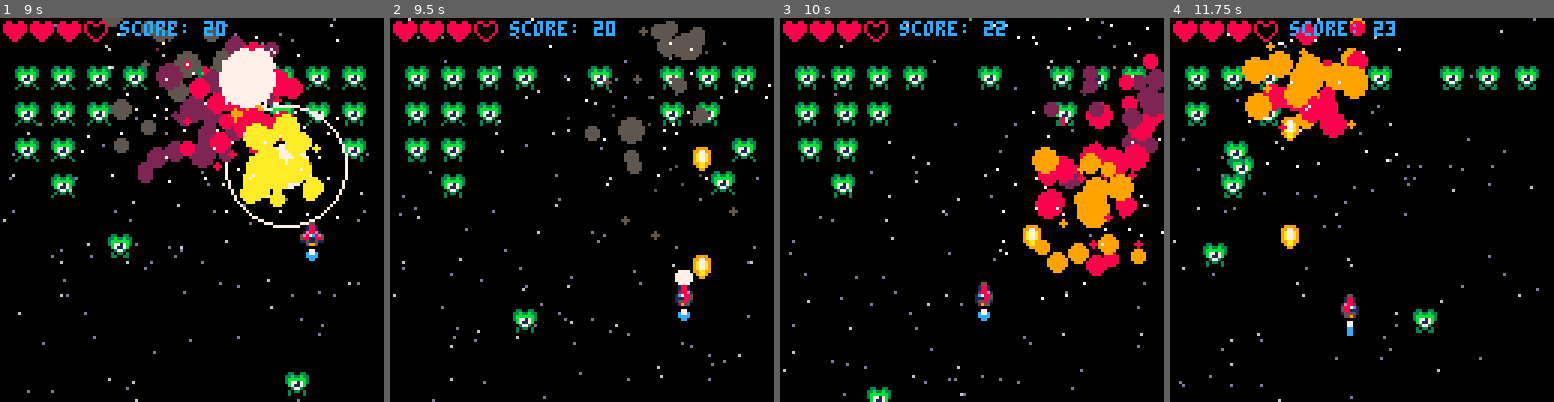
Above: before the commit, frames 1-4 (left to right).
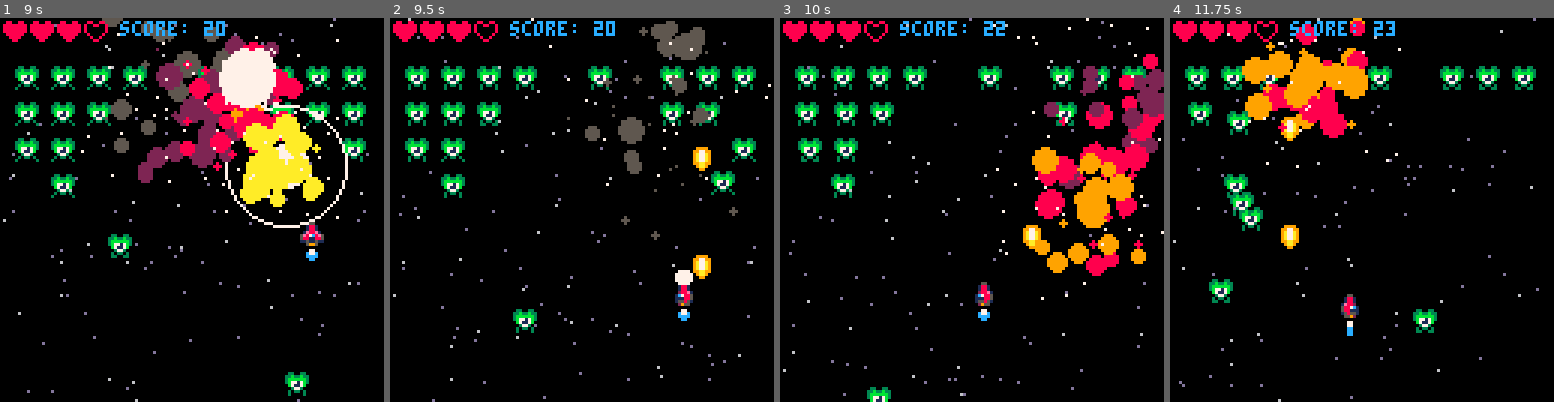
Above: after the commit, the same moments.

Repository: CRBroughton/pico-8-hero
Game: PICO-8 cartridge src/pico-8-hero.p8
The game is run twice, just before and just after one commit, with the same random seed, the same clock (stepped at 60 frames per second) and the same inputs.
Inputs:
- Up to frame 1 (9 s): tap O (Z key) at 0.33, 0.7, 1.43, 2.22, 3.1, 3.98, 4.87, 5.75, 6.63, 7.52, 8.4 s; tap X (X key) at 1.07, 2.07, 2.4, 2.73, 3.07, 3.4, 3.73, 4.07, 4.4, 4.73, 5.07, 5.4, 5.73, 6.07, 6.4, 6.73, 7.07, 7.4, 7.73, 8.07, 8.4, 8.73 s; hold Left 1.97-2.37 s; hold Down 2.42-2.82 s; hold Right 2.87-3.53 s; hold Up 3.58-4.08 s; hold Right 4.13-4.53 s; hold Down 4.58-5.08 s; hold Left 5.13-5.8 s; hold Up 5.85-6.18 s; hold Left 6.23-6.63 s; hold Down 6.68-7.08 s; hold Right 7.13-7.8 s; hold Up 7.85-8.35 s; hold Right 8.4-8.8 s; hold Down from 8.85 s (still down)
- Up to frame 2 (9.5 s): tap X (X key) at 9.07, 9.4 s; tap O (Z key) at 9.28 s; release Down at 9.35 s; hold Left from 9.4 s (still down)
- Up to frame 3 (10 s): keep holding Left; tap X (X key) at 9.73 s
- Up to frame 4 (11.75 s): release Left at 10.07 s; tap X (X key) every 0.33 s from 10.07 to 11.73 s; hold Up 10.12-10.45 s; tap O (Z key) at 10.17, 11.05 s; hold Left 10.5-10.9 s; hold Down 10.95-11.35 s; hold Right from 11.4 s (still down)

Frame 1 is identical in both runs. In frame 2, less than 0.1% of the frame differs, in the area x 5-28%, y 27-38%; in frame 3, 0.3%; in frame 4, 2.6%, in the area x 3-97%, y 12-75%.

Commit message:
refactor(enemies): :recycle: move enemy death code to own function

Diff:
--- a/src/behaviour.lua
+++ b/src/behaviour.lua
@@ -68,25 +68,29 @@
     end
 end
 
-function pickenemy()
+function picktimer()
     if mode != "game" then
         return
     end
 
     -- every 2 seconds
     if time % attackfreq == 0 then
-        local max = min(10, #enemies)
-        local index = flr(rnd(max))
-        index = #enemies - index
+        pickattack()
+    end
+end
 
-        local enemy = enemies[index]
+function pickattack()
+    local max = min(10, #enemies)
+    local index = flr(rnd(max))
+    index = #enemies - index
 
-        if enemy and enemy.mission == "protect" then
-            enemy.mission = "attack"
-            enemy.animationspeed *= 3
-            enemy.wait = 60
-            enemy.shake = 60
-        end
+    local enemy = enemies[index]
+
+    if enemy and enemy.mission == "protect" then
+        enemy.mission = "attack"
+        enemy.animationspeed *= 3
+        enemy.wait = 60
+        enemy.shake = 60
     end
 end
 
@@ -94,3 +98,17 @@
     obj.x += obj.sx
     obj.y += obj.sy
 end
+
+function killed(enemy)
+    del (enemies, enemy)
+    sfx(2)
+    score += 1
+    createparticle(enemy.x + 4, enemy.y + 4)
+
+    if enemy.mission == "attack" then
+        -- randomly picks another enemy to attack, enrage
+        if rnd() < 0.5 then
+            pickattack()
+        end
+    end
+end
--- a/src/update.lua
+++ b/src/update.lua
@@ -59,10 +59,8 @@
                 sfx(3)
                 enemy.flash = 2
                 if enemy.hp <= 0 then
-                    del (enemies, enemy)
-                    sfx(2)
-                    score += 1
-                    createparticle(enemy.x + 4, enemy.y + 4)
+                    killed(enemy)
+
                 end
             end
         end
@@ -132,7 +130,7 @@
     end
 
     -- picking enemy to attack player
-    pickenemy()
+    picktimer()
 
     -- Animates the ships flame
     ship.flame = ship.flame + 1
